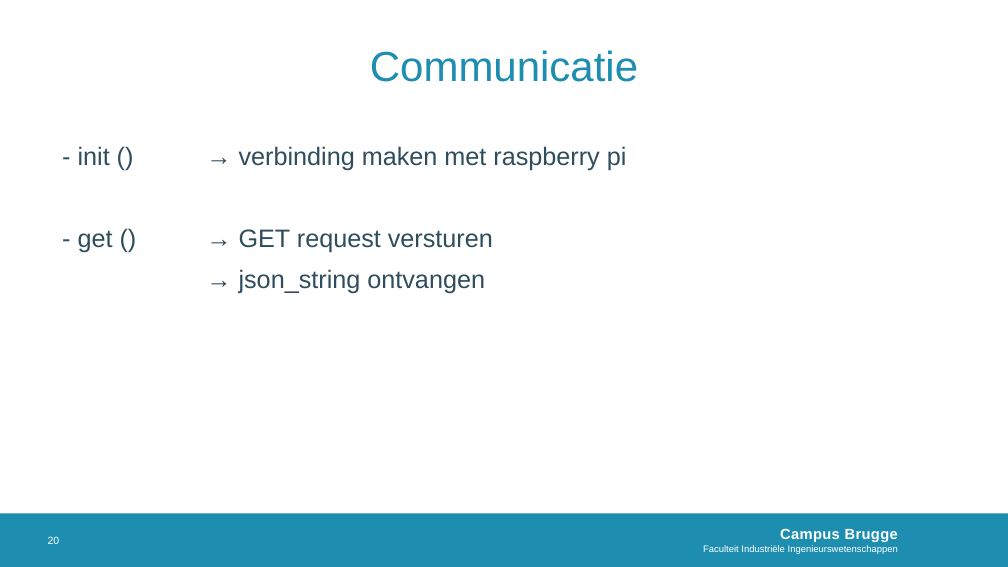
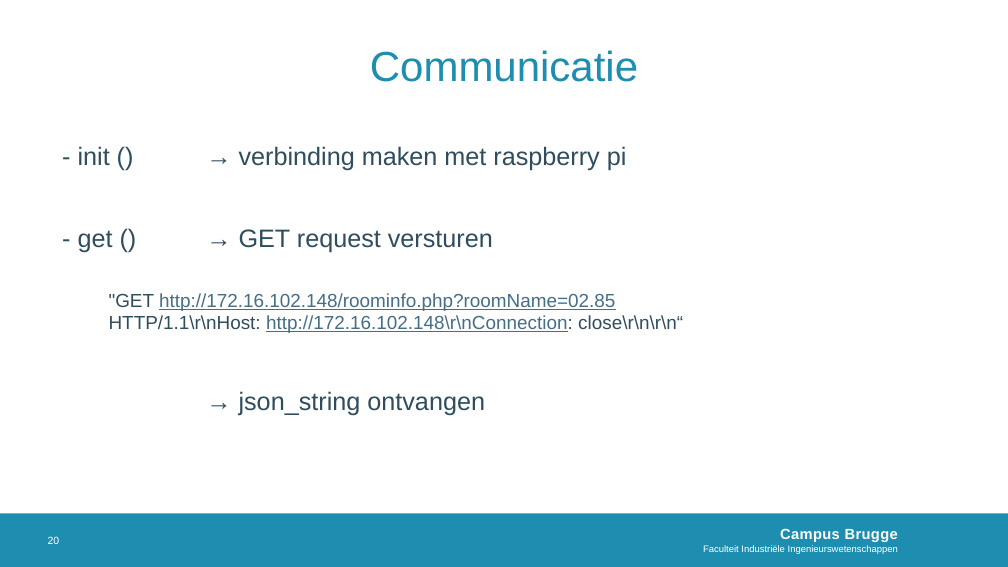
Before and after one commit to MichelDequick/E-ink-Room-Reservation-Display, a slide deck: slide 20 of Documentation/Presentatie.pptx. Drawn at 1008x567 pixels with LibreOffice and Linux fonts; fonts in the diff are those of the drawing; background and template pictures are left out. Boxes give left, top, right and bottom in pixels: in the first picture for what was removed or moved away, otherwise in the second. Text is boxed around its words. In the diff, an @@ line names an element or a change of style, - is before the commit and + after.

Commit message:
presentatie aangevuld
Hallo

```diff
--- a/Documentation/Presentatie.pptx
+++ b/Documentation/Presentatie.pptx
@@ text "- init () → verbinding ..." rewrapped from (78,146,627,293) to (78,146,627,416) @@
@@ text added at (109,293,683,333), 18 pt, text #466E87, underline @@
+"GET http://172.16.102.148/roominfo.php?roomName=02.85 HTTP/1.1\r\nHost: http://172.16.102.148\r\nConnection: close\r\n\r\n“
```
